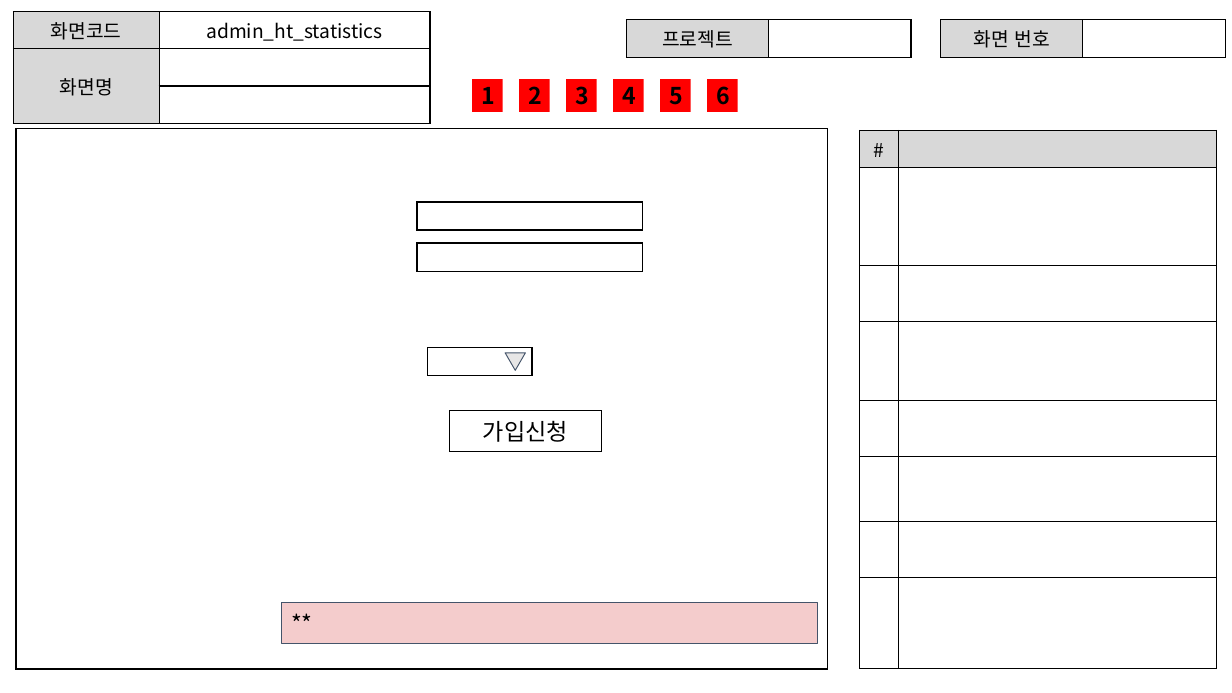
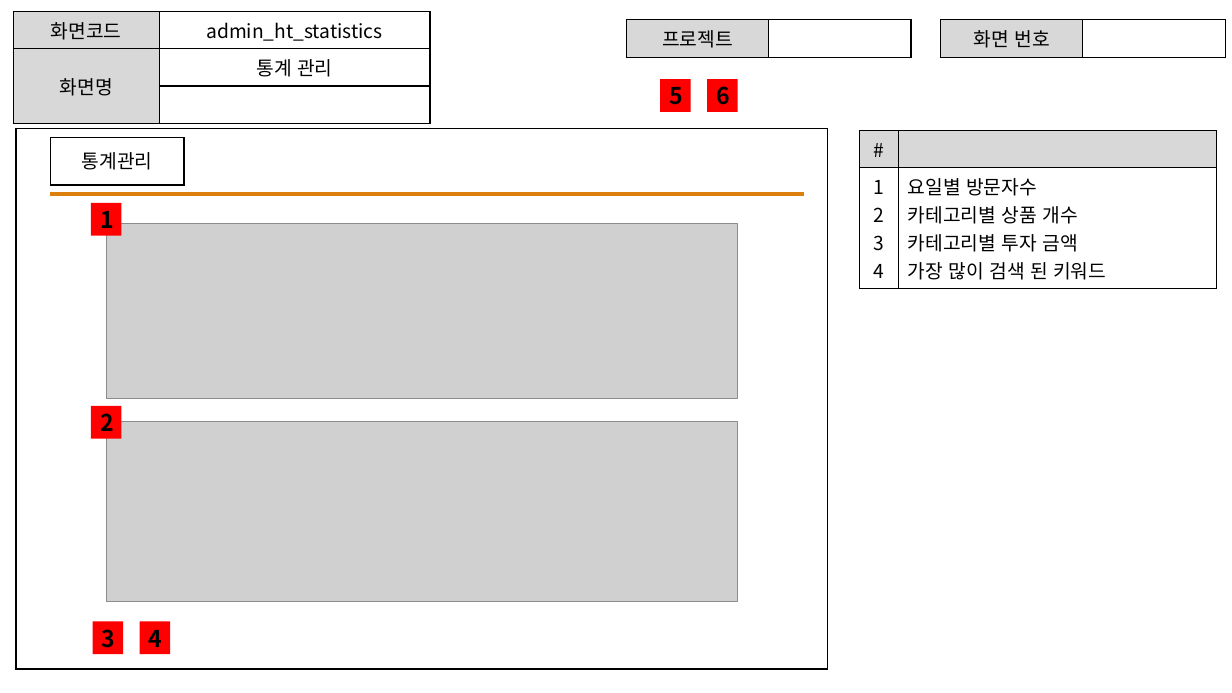
Before and after one commit to ezenteam2/EzenCrowdFunding, a slide deck: slide 16 of project03 화면설계서/project03 - 화면 설계서 - 현태.pptx. Drawn at 1232x693 pixels with LibreOffice and Linux fonts; fonts in the diff are those of the drawing; grey boxes stand for pictures. Boxes give left, top, right and bottom in pixels: in the first picture for what was removed or moved away, otherwise in the second. Text is boxed around its words. In the diff, an @@ line names an element or a change of style, - is before the commit and + after.

```diff
--- a/project03 화면설계서/project03 - 화면 설계서 - 현태.pptx
+++ b/project03 화면설계서/project03 - 화면 설계서 - 현태.pptx
@@ table at [13,12,430,109] @@
-row 2, column 2: 
+row 2, column 2: 통계 관리
@@ table at [860,130,1217,284] @@
-row 2:  | 
-row 3:  | 
-row 4:  | 
-row 5:  | 
-row 6:  | 
-row 7:  | 
-row 8:  | 
+row 2: 1 / 2 / 3 / 4 | 요일별 방문자수 / 카테고리별 상품 개수 / 카테고리별 투자 금액 / 가장 많이 검색 된 키워드
@@ rectangle "1": place and size @@
-rectangle "1" at [472,79,503,112]
+rectangle "1" at [91,203,121,236]
@@ rectangle removed at [417,202,642,230] @@
@@ rectangle removed at [417,243,642,271] @@
@@ rectangle removed at [427,348,531,375] @@
@@ triangle removed at [506,353,526,371] @@
@@ rectangle "2": place and size @@
-rectangle "2" at [519,79,550,112]
+rectangle "2" at [91,406,121,438]
@@ rectangle removed at [449,410,601,451] @@
-가입신청
@@ group added at [51,138,804,603]: 2 pictures, 1 rectangle, 1 line @@
+통계관리
@@ rectangle "3": place and size @@
-rectangle "3" at [567,79,597,112]
+rectangle "3" at [92,622,123,654]
@@ rectangle "4": place and size @@
-rectangle "4" at [614,79,644,112]
+rectangle "4" at [140,622,170,654]
@@ rectangle removed at [282,603,818,643] @@
-**
```
Also in this commit, not shown: 2 other slides changed, 1 slide added, 2 other files.
